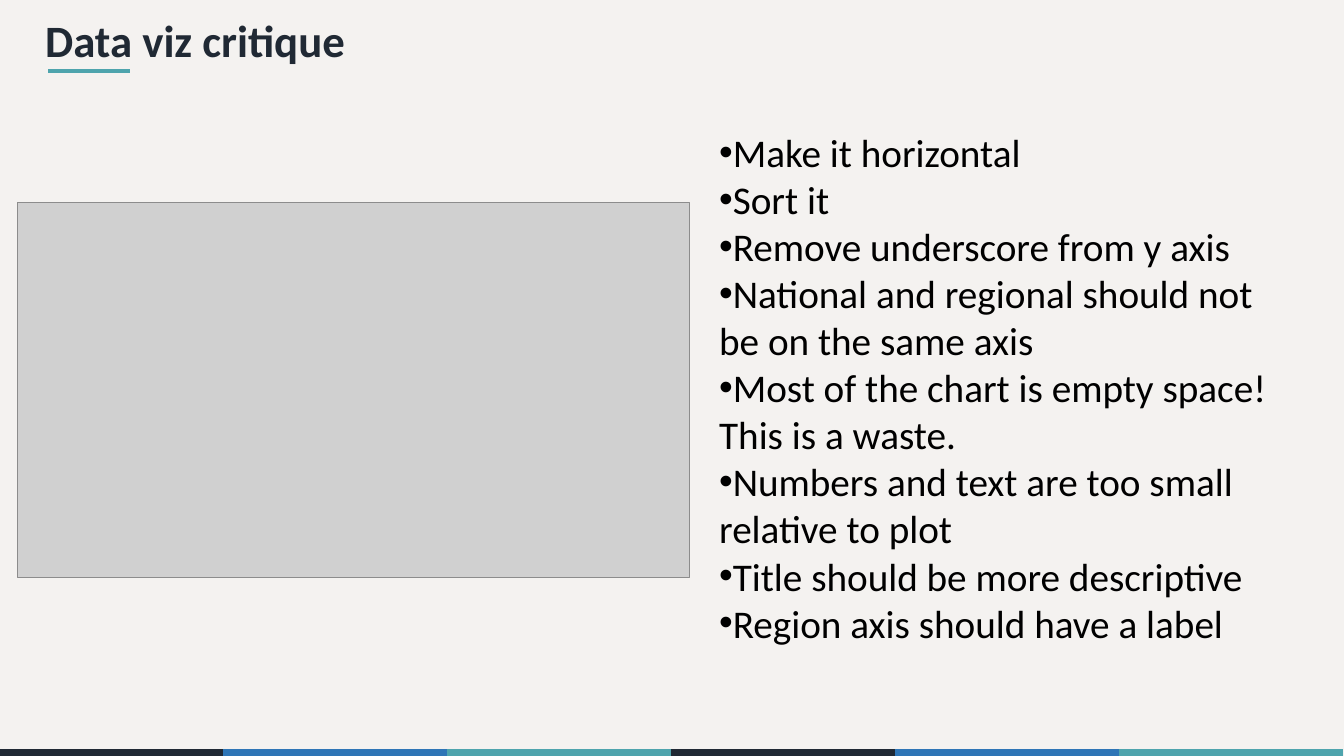
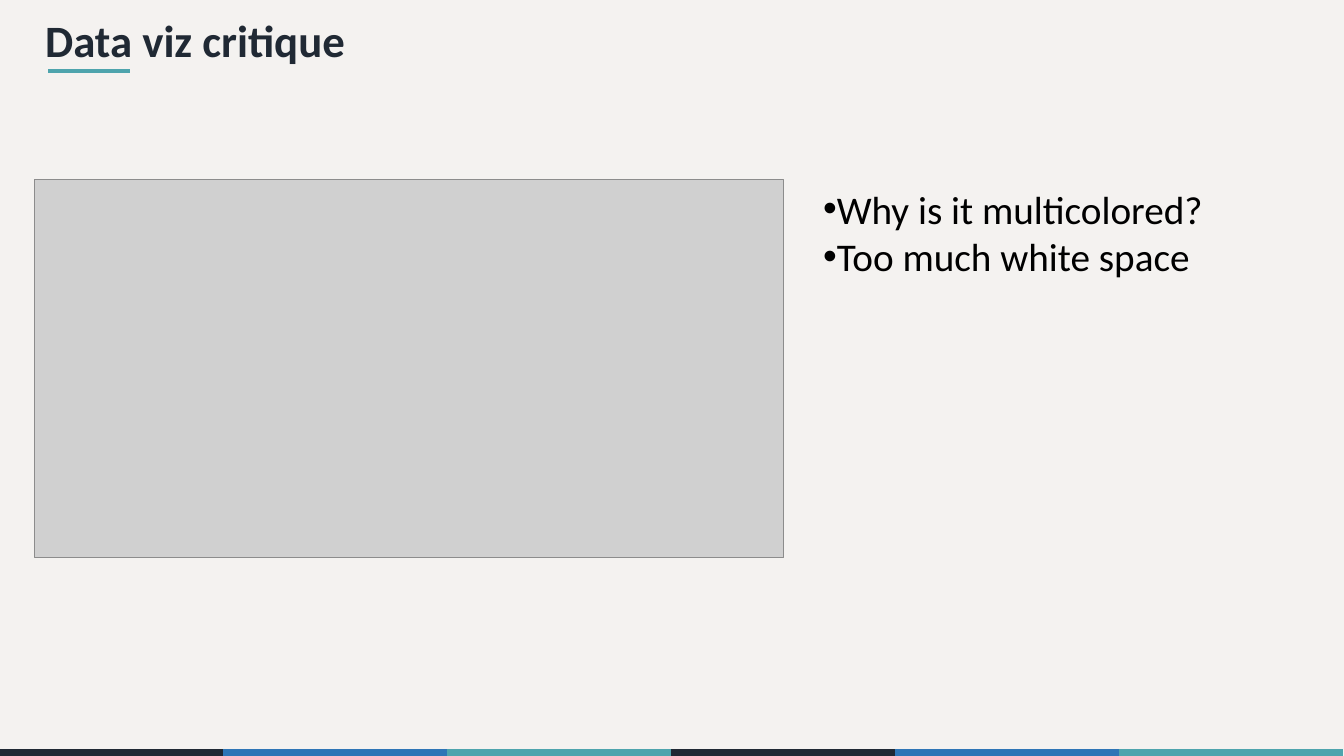
Before and after one commit to the-graph-courses/rbp_cohort_0_materials, a slide deck: slide 26 of week_01/slides/rbp_workshop_01.pptx (slide 25 before the commit). Drawn at 1344x756 pixels with LibreOffice and Linux fonts; fonts in the diff are those of the drawing; grey boxes stand for pictures. Boxes give left, top, right and bottom in pixels: in the first picture for what was removed or moved away, otherwise in the second. Text is boxed around its words. In the diff, an @@ line names an element or a change of style, - is before the commit and + after.

```diff
--- a/week_01/slides/rbp_workshop_01.pptx
+++ b/week_01/slides/rbp_workshop_01.pptx
@@ picture: place and size @@
-picture at [17,202,690,577]
+picture at [35,180,784,559]
@@ text at [837,196,1202,278]: text changed @@
-• Make it horizontal
-• Sort it
-• Remove underscore from y axis
-• National and regional should not be on the same axis
-• Most of the chart is empty space! This is a waste.
-• Numbers and text are too small relative to plot
-• Title should be more descriptive
-• Region axis should have a label
+• Why is it multicolored?
+• Too much white space
```
Also in this commit, not shown: 7 other slides changed, 7 slides added, 6 slides removed, 10 other files.
